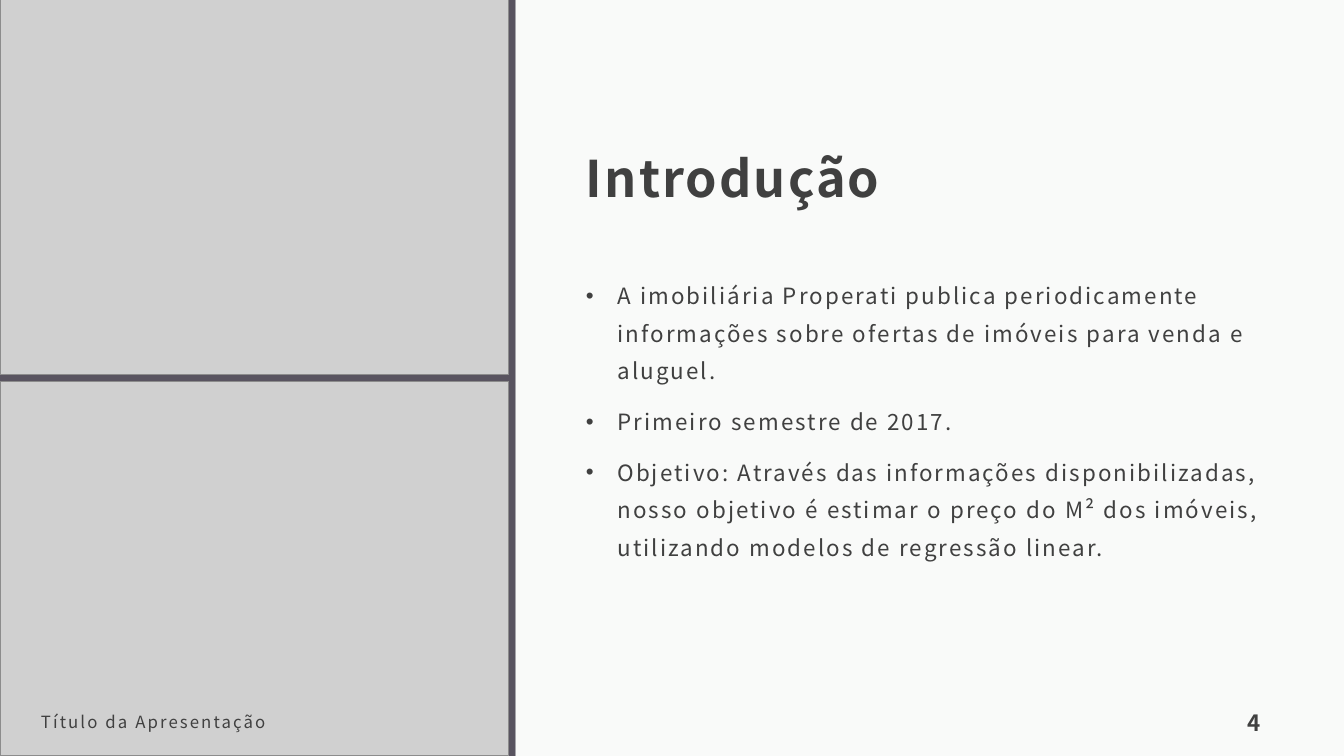
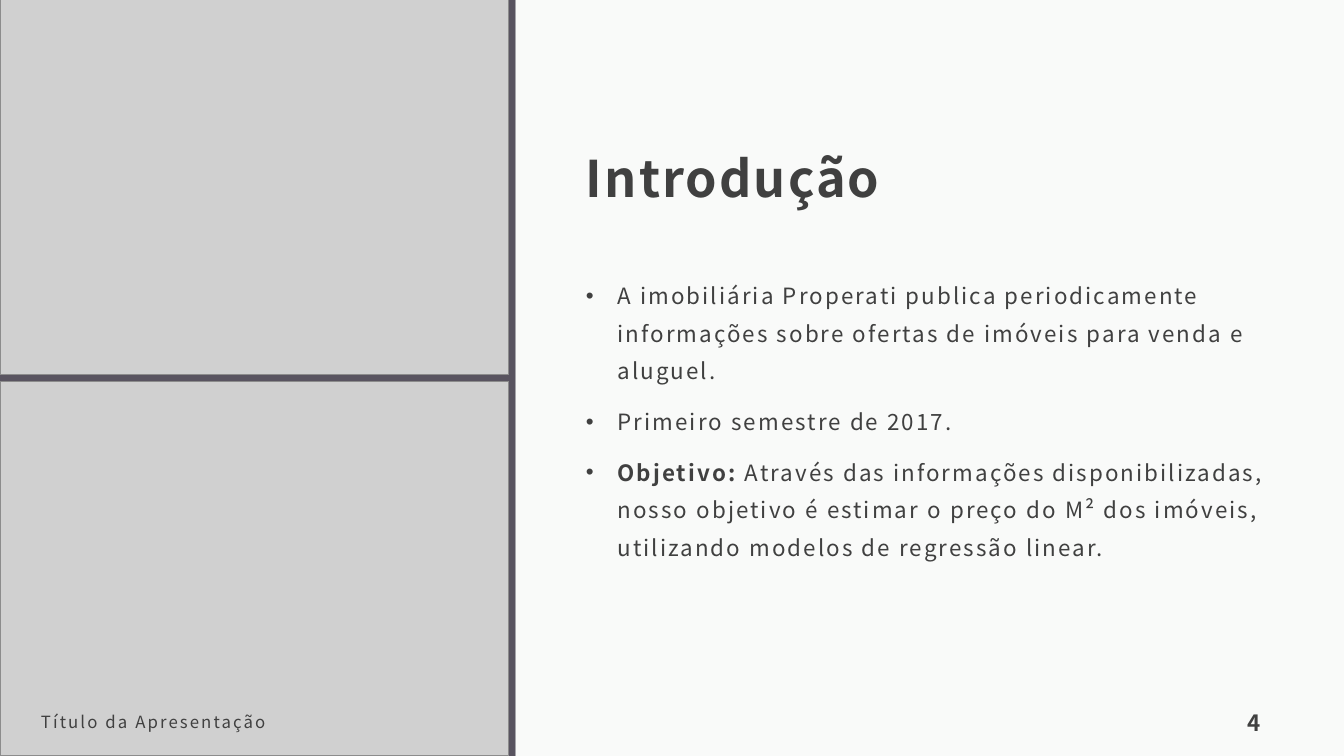
Before and after one commit to lidiambsouza/price_properties, a slide deck: slide 4 of Modelo Imobiliário.pptx. Drawn at 1344x756 pixels with LibreOffice and Linux fonts; fonts in the diff are those of the drawing; grey boxes stand for pictures. Boxes give left, top, right and bottom in pixels: in the first picture for what was removed or moved away, otherwise in the second. Text is boxed around its words. In the diff, an @@ line names an element or a change of style, - is before the commit and + after.

Commit message:
Modelo de Regressão Linear – Múltipla

```diff
--- a/Modelo Imobiliário.pptx
+++ b/Modelo Imobiliário.pptx
@@ text at (x1=617, y1=461, x2=1262, y2=561): bold on in "Objetivo:" @@
```
Also in this commit, not shown: 4 other slides changed.
